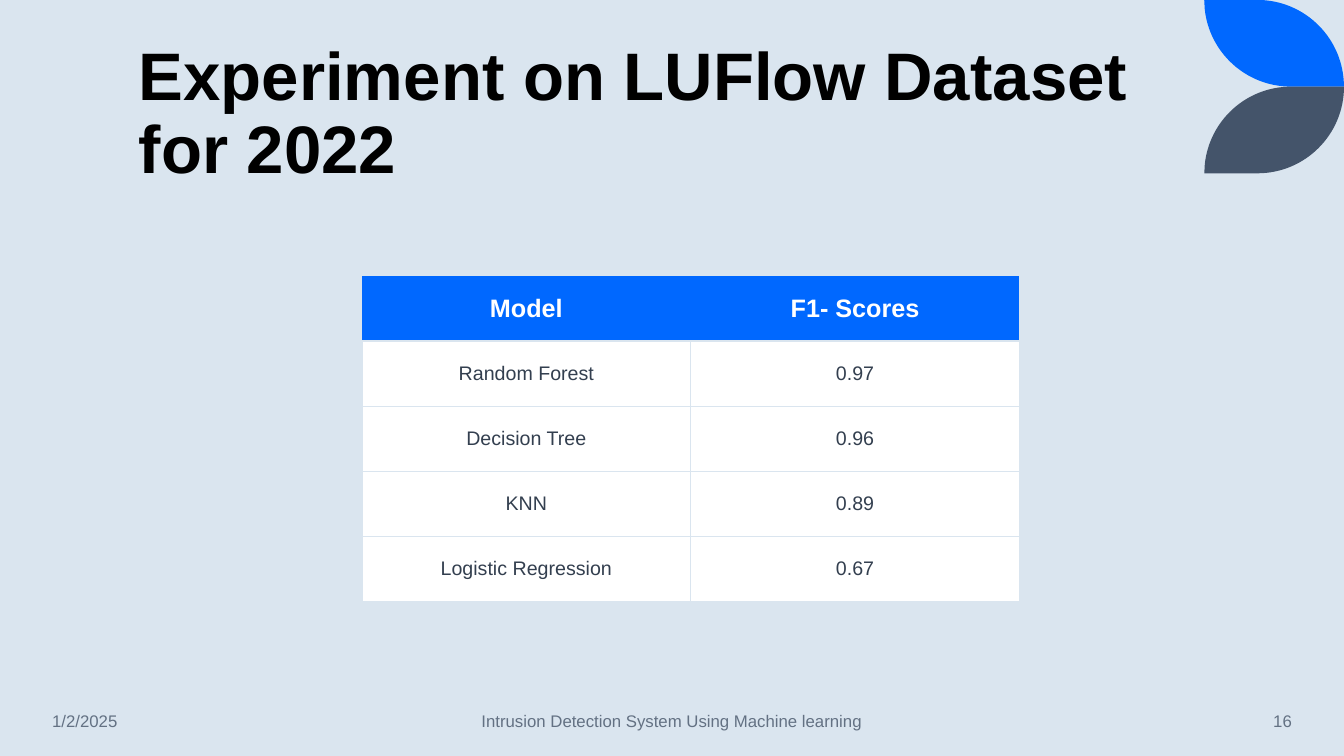
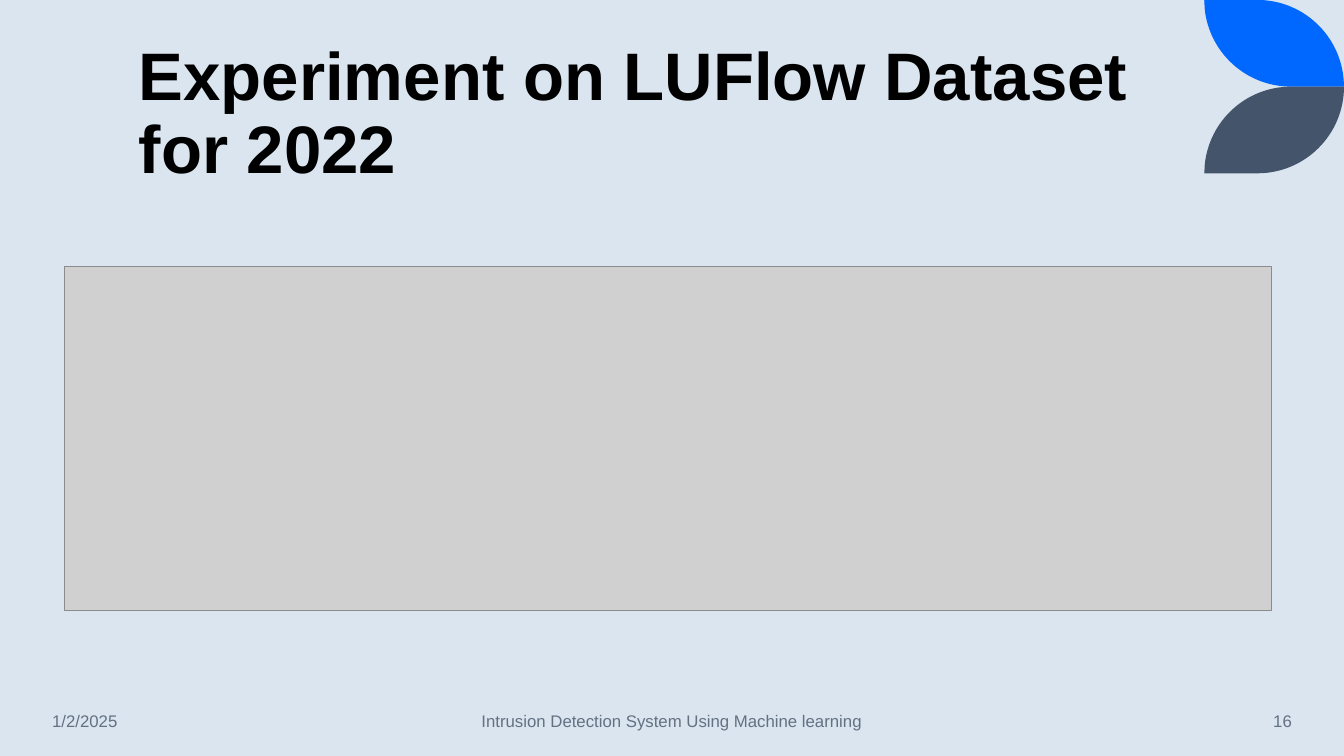
Before and after one commit to ayushale/MSc_Dissertation_Project, a slide deck: slide 16 of PresentationSlides/240016074_AyushAle_Presentation_Prevention of cyber-attack using Intrusion detection system with Machine Learning Algorithmppt.pptx. Drawn at 1344x756 pixels with LibreOffice and Linux fonts; fonts in the diff are those of the drawing; grey boxes stand for pictures. Boxes give left, top, right and bottom in pixels: in the first picture for what was removed or moved away, otherwise in the second. Text is boxed around its words. In the diff, an @@ line names an element or a change of style, - is before the commit and + after.

```diff
--- a/PresentationSlides/240016074_AyushAle_Presentation_Prevention of cyber-attack using Intrusion detection system with Machine Learning Algorithmppt.pptx
+++ b/PresentationSlides/240016074_AyushAle_Presentation_Prevention of cyber-attack using Intrusion detection system with Machine Learning Algorithmppt.pptx
@@ picture added at box(65, 267, 1271, 611) @@
@@ table removed at box(362, 276, 1019, 602), 5 rows, 2 columns @@
-Model | F1- Scores
-Random Forest | 0.97
-Decision Tree | 0.96
-KNN | 0.89
-Logistic Regression | 0.67
```
Also in this commit, not shown: 4 other slides changed, 1 other file.
